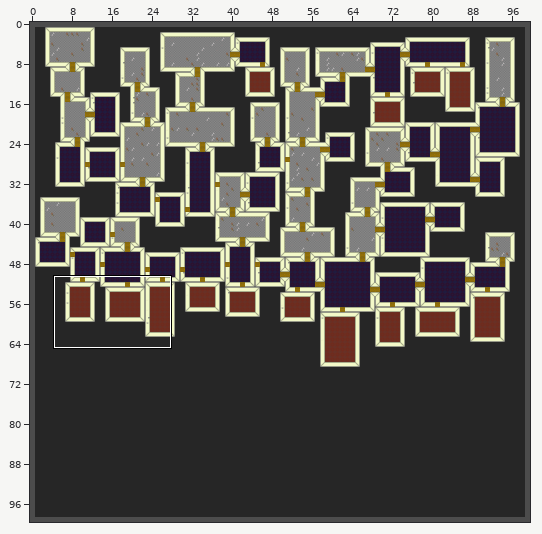
An edit to a level. Tiled map, desktop/Maps/test.tmx. Above: a wide view before the commit, with the close-up outlined.
Close-up. Before:
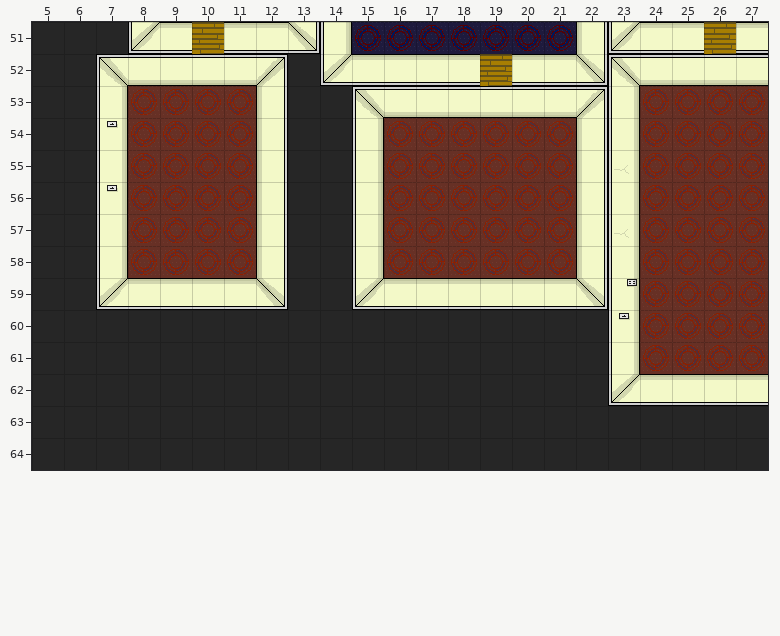
Cells are 32x32 px. Shown: x 5..27, y 51..64. The commit also changed other parts of the map, which this record leaves out.
After:
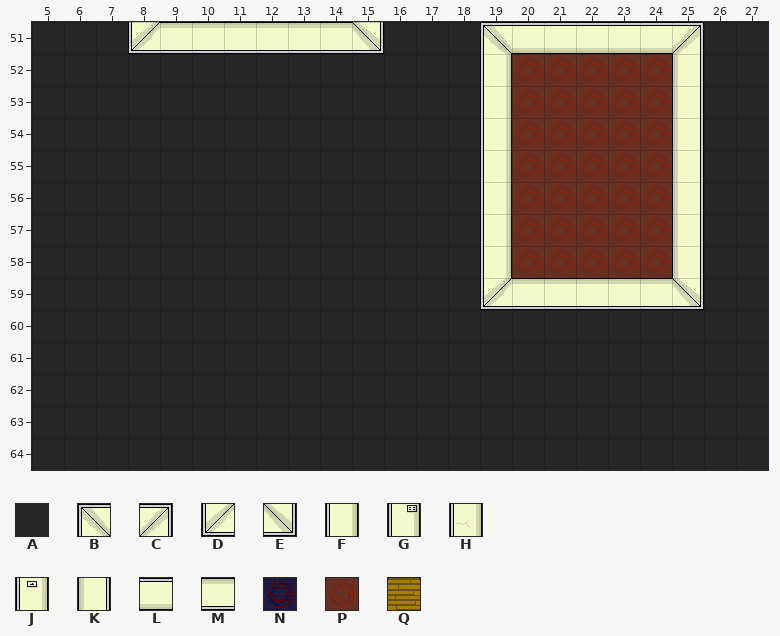
Key: from "Office01": A 0, B 2, C 3, D 4, E 5, F 10, G 11, H 12, J 13, K 20, L 30, M 40, N 60, P 70, Q 99.
_ is an empty cell.
From old to new:
Layer "Tile Layer 1":
y 51: x 10 Q -> M; x 13..27 EFNNNNNNNKDMMQM -> MMEAAABLLLLLCAA
y 52: x 7..12 BLLLLC -> AAAAAA; x 14..27 DMMMMQMMEBLLLL -> AAAAAFPPPPPKAA
y 53: x 7..12 FPPPPK -> AAAAAA; x 15..23 BLLLLLLCF -> AAAAFPPPP; x 25..27 PPP -> KAA
y 54: x 7..12 JPPPPK -> AAAAAA; x 15..19 FPPPP -> AAAAF; x 22..23 KF -> PP; x 25..27 PPP -> KAA
y 55: x 7..12 FPPPPK -> AAAAAA; x 15..19 FPPPP -> AAAAF; x 22..23 KH -> PP; x 25..27 PPP -> KAA
y 56: x 7..12 JPPPPK -> AAAAAA; x 15..19 FPPPP -> AAAAF; x 22..23 KF -> PP; x 25..27 PPP -> KAA
y 57: x 7..12 FPPPPK -> AAAAAA; x 15..19 FPPPP -> AAAAF; x 22..23 KH -> PP; x 25..27 PPP -> KAA
y 58: x 7..12 FPPPPK -> AAAAAA; x 15..19 FPPPP -> AAAAF; x 22..23 KF -> PP; x 25..27 PPP -> KAA
y 59: x 7..12 DMMMME -> AAAAAA; x 15..19 DMMMM -> AAAAD; x 22..27 EGPPPP -> MMMEAA
y 60: x 23..27 JPPPP -> AAAAA
y 61: x 23..27 FPPPP -> AAAAA
y 62: x 23..27 DMMMM -> AAAAA
Changed places in both close-ups, as pixel boxes (x1, y1, x2, y2):
changed: (96, 22, 768, 406)
